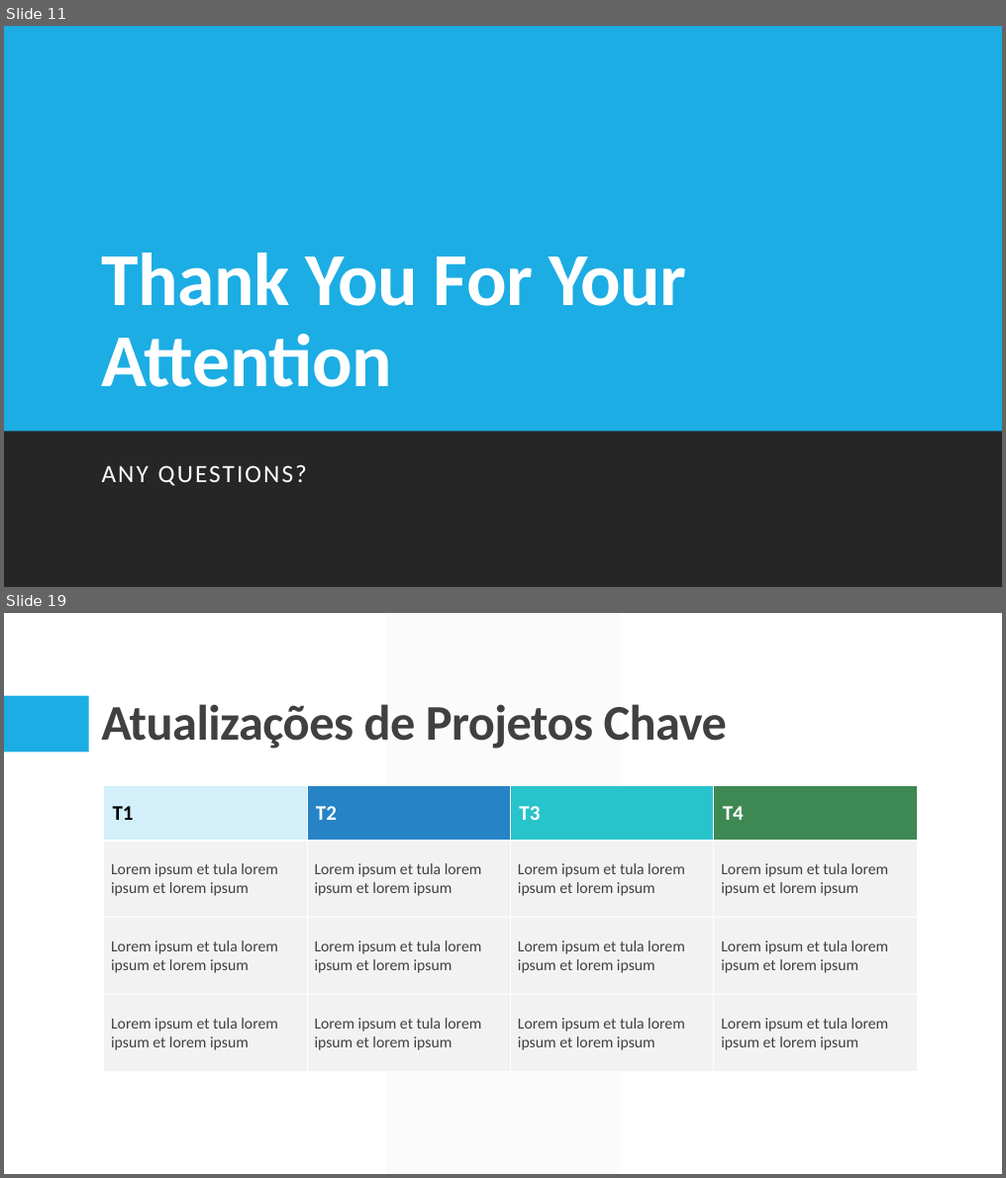
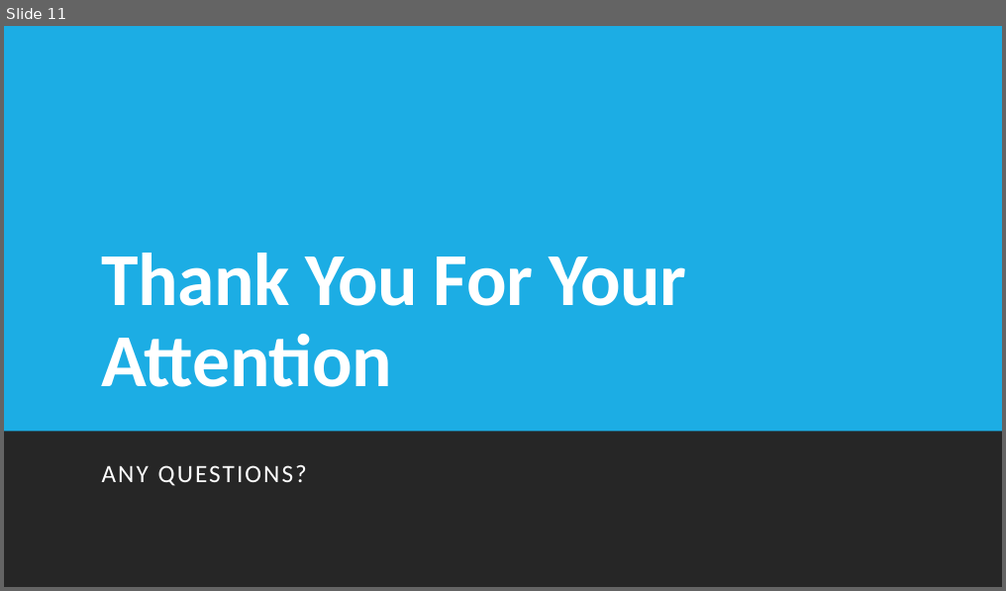
Before and after one commit to LourencoMelo/ISEP-EAPLI, a slide deck: eapli.base/docs/LAPR4 2021.pptx. Shown one above the other, each under a label of ours: slides 11 and 19 before the commit, slide 11 after it; the slides between them are not shown. The pictures are 1006x1178 and 1006x591 pixels, drawn with LibreOffice and Linux fonts; fonts in the diff are those of the drawing. Boxes give left, top, right and bottom in pixels: in the first picture for what was removed or moved away, otherwise in the second. Text is boxed around its words. In the diff, an @@ line names an element or a change of style, - is before the commit and + after.

```diff
--- a/eapli.base/docs/LAPR4 2021.pptx
+++ b/eapli.base/docs/LAPR4 2021.pptx
@@ slide 19 removed at (4, 613, 1002, 1174), background #FFFFFF; not listed: 2 template elements that a slide beside it also shows @@
@@ title removed at (101, 704, 727, 749) @@
-Atualizações de Projetos Chave
@@ table removed at (104, 786, 918, 1072), 4 rows, 4 columns @@
-T1 | T2 | T3 | T4
-Lorem ipsum et tula lorem ipsum et lorem ipsum | Lorem ipsum et tula lorem ipsum et lorem ipsum | Lorem ipsum et tula lorem ipsum et lorem ipsum | Lorem ipsum et tula lorem ipsum et lorem ipsum
-Lorem ipsum et tula lorem ipsum et lorem ipsum | Lorem ipsum et tula lorem ipsum et lorem ipsum | Lorem ipsum et tula lorem ipsum et lorem ipsum | Lorem ipsum et tula lorem ipsum et lorem ipsum
-Lorem ipsum et tula lorem ipsum et lorem ipsum | Lorem ipsum et tula lorem ipsum et lorem ipsum | Lorem ipsum et tula lorem ipsum et lorem ipsum | Lorem ipsum et tula lorem ipsum et lorem ipsum
```
Also in this commit, not shown: 3 slides changed, 2 slides added, 16 other slides removed.
